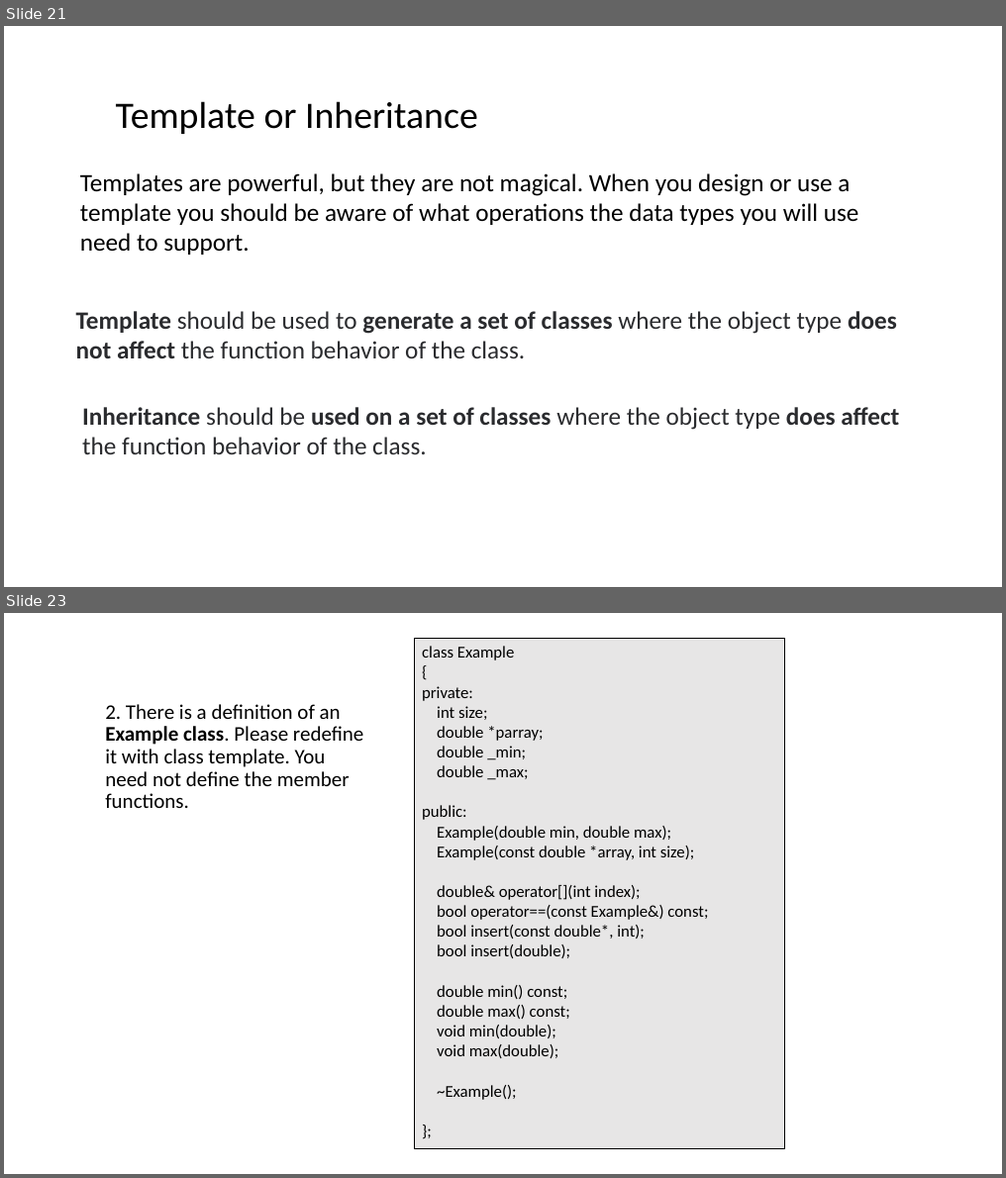
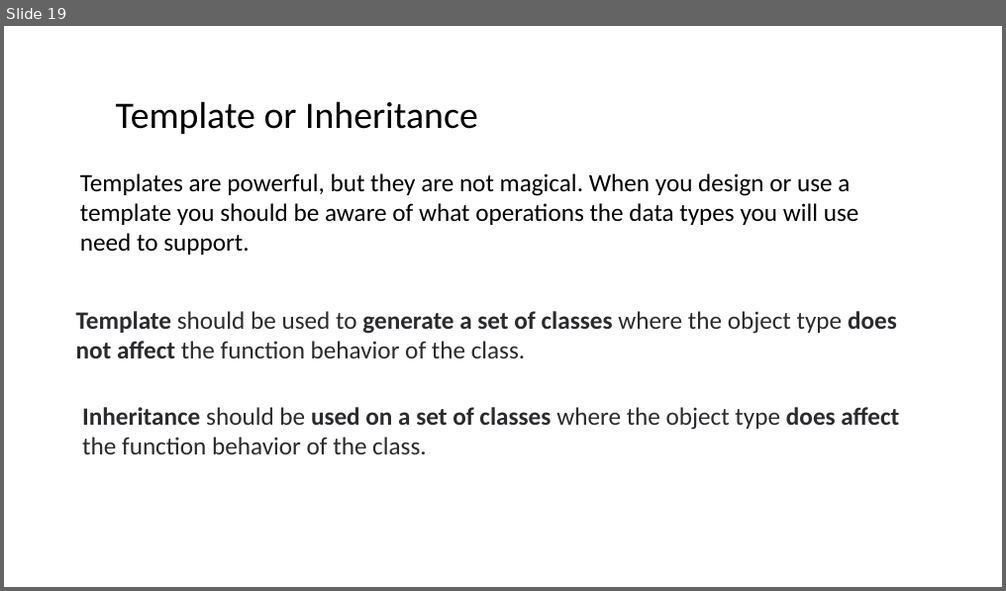
Before and after one commit to ShiqiYu/CPP, a slide deck: week13/Lab13.pptx. Shown one above the other, each under a label of ours: slides 21 and 23 before the commit, slide 19 after it; the slides between them are not shown. The pictures are 1006x1178 and 1006x591 pixels, drawn with LibreOffice and Linux fonts; fonts in the diff are those of the drawing; background and template pictures are left out. Boxes give left, top, right and bottom in pixels: in the first picture for what was removed or moved away, otherwise in the second. Text is boxed around its words. In the diff, an @@ line names an element or a change of style, - is before the commit and + after.

```diff
--- a/week13/Lab13.pptx
+++ b/week13/Lab13.pptx
@@ slide 23 removed at bbox=[4, 613, 1002, 1174], background #FFFFFF @@
@@ rectangle removed at bbox=[414, 638, 784, 1149] @@
-class Example
-{
-private:
-int size;
-double *parray;
-double _min;
-double _max;
-public:
-Example(double min, double max);
-Example(const double *array, int size);
-double& operator[](int index);
-bool operator==(const Example&) const;
-bool insert(const double*, int);
-bool insert(double);
-double min() const;
-double max() const;
-void min(double);
-void max(double);
-~Example();
-};
@@ text removed at bbox=[105, 704, 363, 808] @@
-2. There is a definition of an Example class. Please redefine it with class template. You need not define the member functions.
@@ what was slide 21 is now slide 19 @@
```
Also in this commit, not shown: 5 slides changed, 1 slide added, 2 other slides removed, 1 other file.
